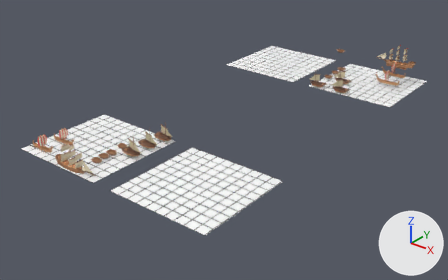
One commit to the glTF model seabattle/static/objects/arragement.gltf: the scene before it, then after it.
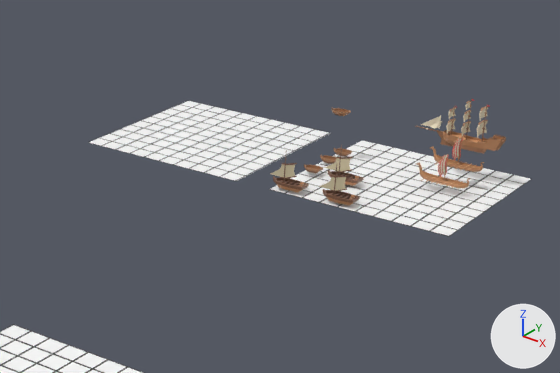
The first picture shows the older version from a 50 mm camera at (35.0, -47.9, 25.4) aimed at (-0.7, -3.3, -2.3). The close-ups show both versions on the part from 42% to 98% of the width and 0% to 61% of the height of that picture; other places that the commit changed are outside them. Every picture has the same lights, and +X, +Y and +Z are marked at lower right. Where no turn or scale is listed for an object, it has been applied to the vertices.

Objects in the first close-up: 'FourDeck', 'Plane.001', 'Plane.002', 'Plane.004', 'oneDeck1', 'threeDeck', 'threeDeck1', 'twoDeck3', 'twoDeck3001', 'twoDeck3002'.
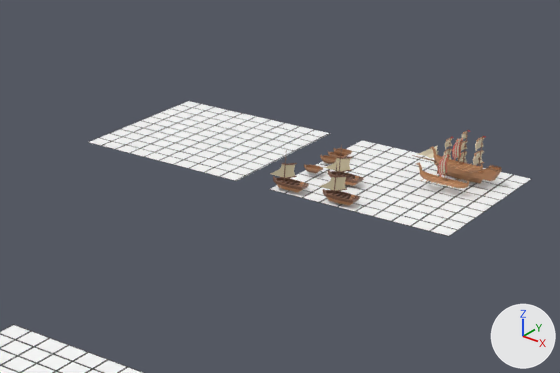
Changed parts and their boxes (x1, y1, x2, y2) in the close-ups (560 x 373 px):
'Plane.001', turned
    before: (88, 101, 330, 181)
    after: (89, 101, 331, 181)
'FourDeck', moved
    before: (416, 99, 506, 154)
    after: (412, 130, 502, 184)
'oneDeck1', moved
    before: (332, 108, 351, 116)
    after: (328, 151, 346, 158)

The change, as a diff of the scene's bpy script:
```diff
--- a/seabattle/static/objects/arragement.gltf.py
+++ b/seabattle/static/objects/arragement.gltf.py
@@ ob_fourdeck @@
 ob_fourdeck = bpy.data.objects.new('FourDeck', me_cylinder_007)
-ob_fourdeck.location = (6.97, 17.55, 2.42)
+ob_fourdeck.location = (6.97, 17.55, 0.77)
@@ ob_onedeck1 @@
 ob_onedeck1 = bpy.data.objects.new('oneDeck1', me_cube_013)
-ob_onedeck1.location = (1.39, 16.12, 2.73)
+ob_onedeck1.location = (1.39, 16.12, 0.25)
@@ ob_plane_001 @@
 ob_plane_001.location = (-6.0, 15.01, 0.0)
-ob_plane_001.rotation_euler = (0.00349, 0.0, 0.0)  # degrees (0.2, 0, 0)
```
